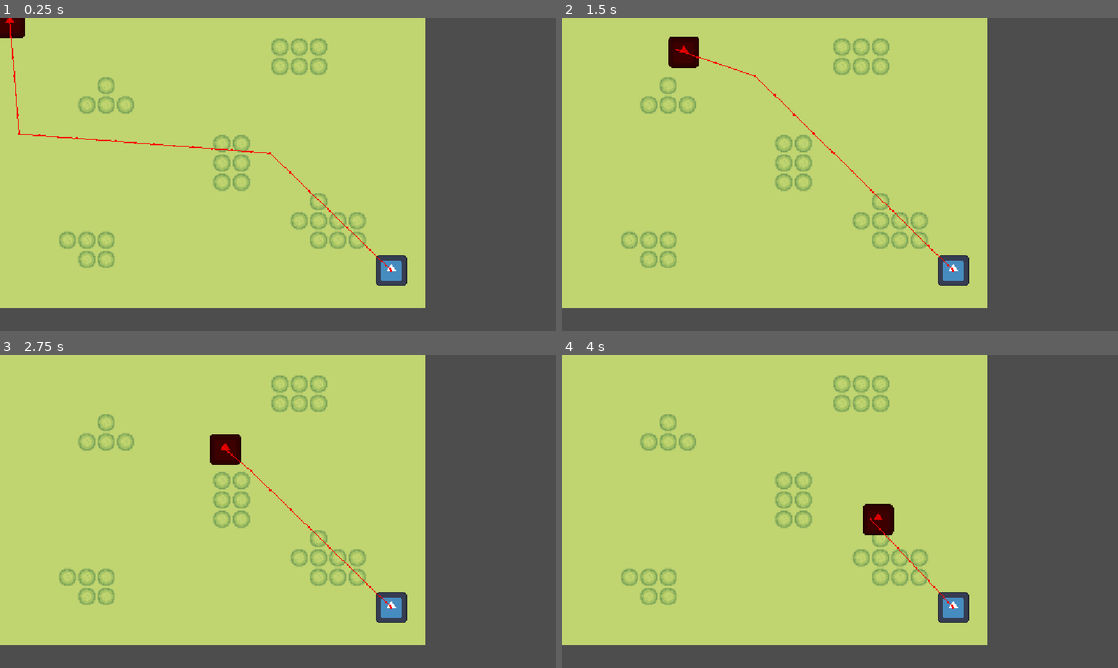
Above: before the commit, frames 1-4 (two rows, left to right).
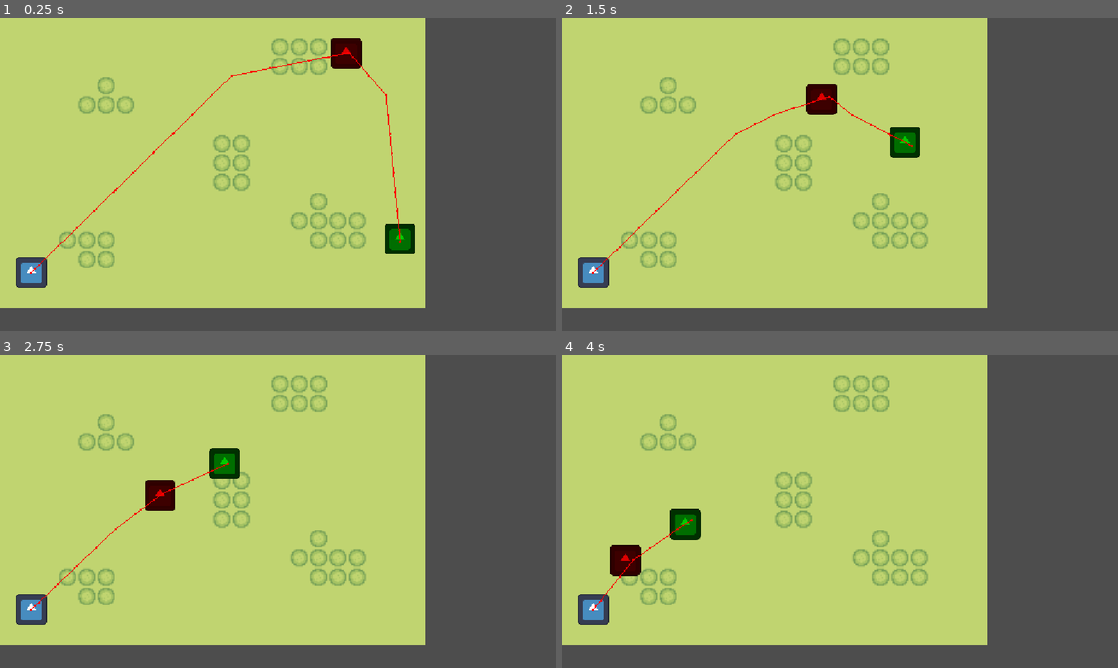
Above: after the commit, the same moments.

Repository: RasheedC131/MorseCodeDefense
Game: Godot game, scene res://Agents/level.tscn
Same seed, same stepped clock (60 frames per second), same inputs: the game is played once before the commit and once after it. The engine's default icon, where the game draws it, is replaced by a stand-in: a white triangle on a blue panel in a dark square.
Inputs:
- Up to frame 1 (0.25 s): no input
- Up to frame 2 (1.5 s): no input
- Up to frame 3 (2.75 s): no input
- Up to frame 4 (4 s): no input

The runs differ from the first frame. In frame 1, 3.0% of the frame differs, in the area x 0-75%, y 0-87%; in frame 2, 3.0%, in the area x 2-74%, y 6-87%; in frame 3, 2.6%; in frame 4, 2.8%.

Commit message:
Template for Ally with path finding added
Pathfinder is now a separate scene that can be added to any agent

Diff:
--- /dev/null
+++ b/morse-code-defense/Agents/Ally/ally.gd
@@ -0,0 +1,15 @@
+extends CharacterBody2D
+
+const SPEED : int = 200
+@onready var nav_agent := $PathFinder as Pathfinder
+
+func _ready() -> void:
+	var enemy = get_tree().get_first_node_in_group("enemy")
+
+	if is_instance_valid(enemy):
+		nav_agent.target = enemy
+
+func _physics_process(delta: float) -> void:
+	if is_instance_valid(nav_agent):
+		velocity = nav_agent.get_next_dir() * SPEED
+		move_and_slide()
--- /dev/null
+++ b/morse-code-defense/Agents/Ally/ally.tscn
@@ -0,0 +1,23 @@
+[gd_scene format=3 uid="uid://vq0riwp5o5gk"]
+
+[ext_resource type="Script" uid="uid://bw28n8ygqrql7" path="res://Agents/Ally/ally.gd" id="1_mox0q"]
+[ext_resource type="Texture2D" uid="uid://bde0cuq6c2jse" path="res://icon.svg" id="1_u33wv"]
+[ext_resource type="PackedScene" uid="uid://e2danx30eh0" path="res://Agents/Path Finder/path_finder.tscn" id="3_ieubk"]
+
+[sub_resource type="CircleShape2D" id="CircleShape2D_uvkxl"]
+radius = 30.265491
+
+[node name="Ally" type="CharacterBody2D" unique_id=994462329]
+scale = Vector2(0.5, 0.5)
+motion_mode = 1
+wall_min_slide_angle = 0.0
+script = ExtResource("1_mox0q")
+
+[node name="Sprite2D" type="Sprite2D" parent="." unique_id=2103033573 groups=["ally"]]
+modulate = Color(0, 0.78655785, 7.70092e-07, 1)
+texture = ExtResource("1_u33wv")
+
+[node name="CollisionShape2D" type="CollisionShape2D" parent="." unique_id=1089764345]
+shape = SubResource("CircleShape2D_uvkxl")
+
+[node name="PathFinder" parent="." unique_id=542989051 instance=ExtResource("3_ieubk")]
--- a/morse-code-defense/Agents/Enemy/enemy.tscn
+++ b/morse-code-defense/Agents/Enemy/enemy.tscn
@@ -2,12 +2,12 @@
 
 [ext_resource type="Script" uid="uid://bockhfhh6mahl" path="res://Agents/Enemy/enemy.gd" id="1_4gyqm"]
 [ext_resource type="Texture2D" uid="uid://bde0cuq6c2jse" path="res://icon.svg" id="1_7k104"]
-[ext_resource type="Script" uid="uid://hjls8y6k8820" path="res://Agents/path_finder.gd" id="3_qi2p4"]
+[ext_resource type="PackedScene" uid="uid://e2danx30eh0" path="res://Agents/Path Finder/path_finder.tscn" id="3_4ekhx"]
 
 [sub_resource type="CircleShape2D" id="CircleShape2D_4gyqm"]
-radius = 38.0
+radius = 30.066593
 
-[node name="Enemy" type="CharacterBody2D" unique_id=1015531251]
+[node name="Enemy" type="CharacterBody2D" unique_id=1015531251 groups=["enemy"]]
 scale = Vector2(0.5, 0.5)
 collision_layer = 2
 collision_mask = 3
@@ -22,12 +22,4 @@
 [node name="CollisionShape2D" type="CollisionShape2D" parent="." unique_id=1302237508]
 shape = SubResource("CircleShape2D_4gyqm")
 
-[node name="PathFinder" type="NavigationAgent2D" parent="." unique_id=1458063436]
-debug_enabled = true
-script = ExtResource("3_qi2p4")
-
-[node name="Timer" type="Timer" parent="." unique_id=447220593]
-wait_time = 0.1
-autostart = true
-
-[connection signal="timeout" from="Timer" to="PathFinder" method="_on_timer_timeout"]
+[node name="PathFinder" parent="." unique_id=542989051 instance=ExtResource("3_4ekhx")]
--- a/morse-code-defense/Agents/path_finder.gd
+++ b/morse-code-defense/Agents/Path Finder/path_finder.gd
@@ -5,6 +5,7 @@
 @onready var agent := get_parent() as CharacterBody2D
 
 func _ready() -> void:
+	await get_tree().physics_frame
 	make_path()
 
 func get_next_dir() -> Vector2:
@@ -15,6 +16,8 @@
 func make_path() -> void:
 	if is_instance_valid(target):
 		target_position = target.global_position
+	else:
+		print(agent.name, " CANNOT FIND TARGET NODE!")
 
 func _on_timer_timeout() -> void:
 	make_path()
--- /dev/null
+++ b/morse-code-defense/Agents/Path Finder/path_finder.tscn
@@ -0,0 +1,13 @@
+[gd_scene format=3 uid="uid://e2danx30eh0"]
+
+[ext_resource type="Script" uid="uid://hjls8y6k8820" path="res://Agents/Path Finder/path_finder.gd" id="1_fmkx2"]
+
+[node name="PathFinder" type="NavigationAgent2D" unique_id=542989051]
+debug_enabled = true
+script = ExtResource("1_fmkx2")
+
+[node name="Timer" type="Timer" parent="." unique_id=1974868530]
+wait_time = 0.1
+autostart = true
+
+[connection signal="timeout" from="Timer" to="." method="_on_timer_timeout"]
--- a/morse-code-defense/Agents/level.tscn
+++ b/morse-code-defense/Agents/level.tscn
@@ -3,6 +3,7 @@
 [ext_resource type="Texture2D" uid="uid://dupmh3cwhgxa8" path="res://Assets/Grass.png" id="1_va5h7"]
 [ext_resource type="PackedScene" uid="uid://j6wvf2l2rhsm" path="res://Agents/player.tscn" id="2_efi3m"]
 [ext_resource type="PackedScene" uid="uid://dwpwlyoq76bta" path="res://Agents/Enemy/enemy.tscn" id="3_ro1rc"]
+[ext_resource type="PackedScene" uid="uid://vq0riwp5o5gk" path="res://Agents/Ally/ally.tscn" id="4_efi3m"]
 
 [sub_resource type="NavigationPolygon" id="NavigationPolygon_vonw3"]
 vertices = PackedVector2Array(8, 8, -8, 8, -8, -8, 8, -8)
@@ -182,6 +183,10 @@
 tile_set = SubResource("TileSet_h1asn")
 
 [node name="Player" parent="." unique_id=189627708 instance=ExtResource("2_efi3m")]
-position = Vector2(811, 523)
+position = Vector2(65, 527)
 
 [node name="Enemy" parent="." unique_id=1015531251 instance=ExtResource("3_ro1rc")]
+position = Vector2(763, 64)
+
+[node name="Ally" parent="." unique_id=994462329 instance=ExtResource("4_efi3m")]
+position = Vector2(833, 504)
Not shown, added: morse-code-defense/Agents/Ally/ally.gd.uid
Renamed: morse-code-defense/Agents/path_finder.gd.uid -> morse-code-defense/Agents/Path Finder/path_finder.gd.uid
